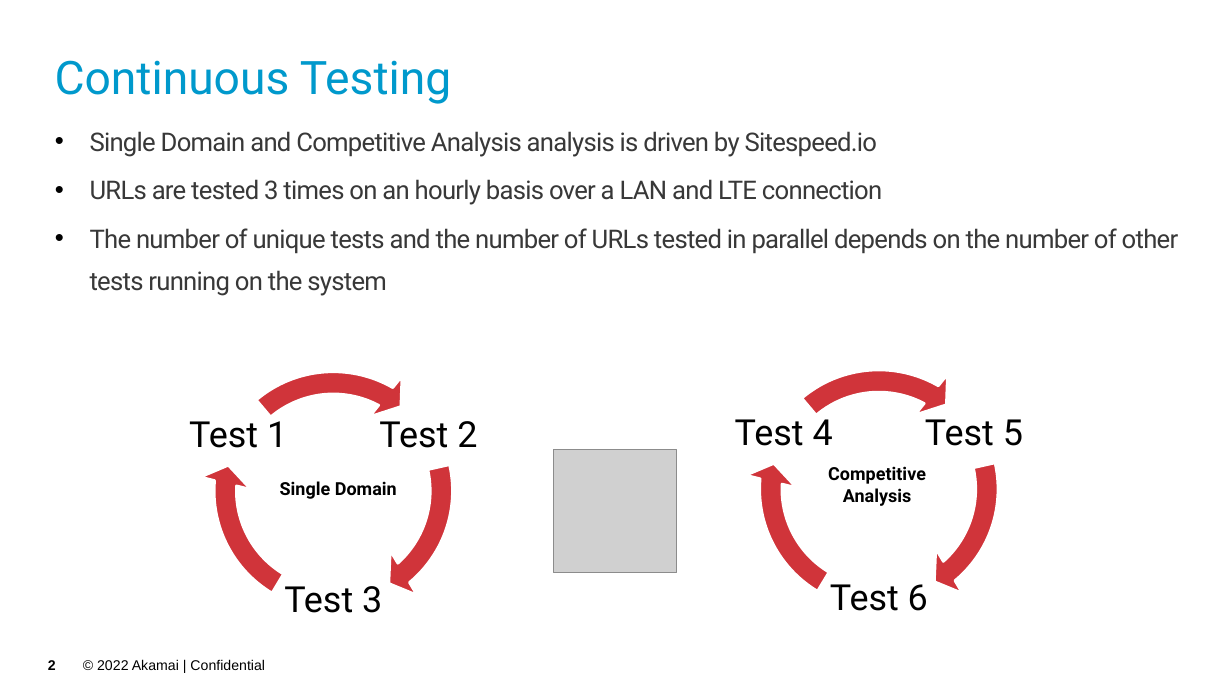
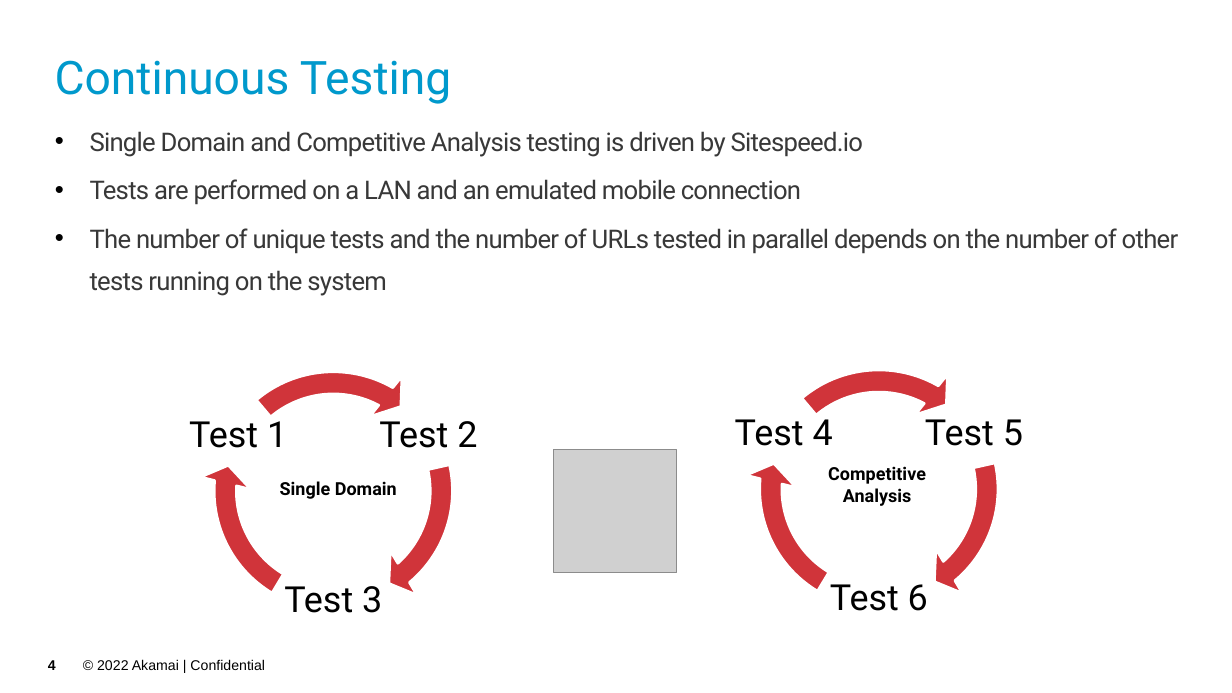
Before and after one commit to akamai-consulting/sitespeed, a slide deck: slide 4 of Info/Overview.pptx (slide 2 before the commit). Drawn at 1232x693 pixels with LibreOffice and Linux fonts; fonts in the diff are those of the drawing; grey boxes stand for pictures; background and template pictures are left out. Boxes give left, top, right and bottom in pixels: in the first picture for what was removed or moved away, otherwise in the second. Text is boxed around its words. In the diff, an @@ line names an element or a change of style, - is before the commit and + after.

```diff
--- a/Info/Overview.pptx
+++ b/Info/Overview.pptx
@@ text at (x1=90, y1=131, x2=863, y2=205): text changed @@
-• Single Domain and Competitive Analysis analysis is driven by Sitespeed.io
-• URLs are tested 3 times on an hourly basis over a LAN and LTE connection
+• Single Domain and Competitive Analysis testing is driven by Sitespeed.io
+• Tests are performed on a LAN and an emulated mobile connection
@@ page number at (x1=48, y1=660, x2=56, y2=670): text changed @@
-2
+4
```
Also in this commit, not shown: 5 other slides changed, 3 slides added, 6 slides removed.
